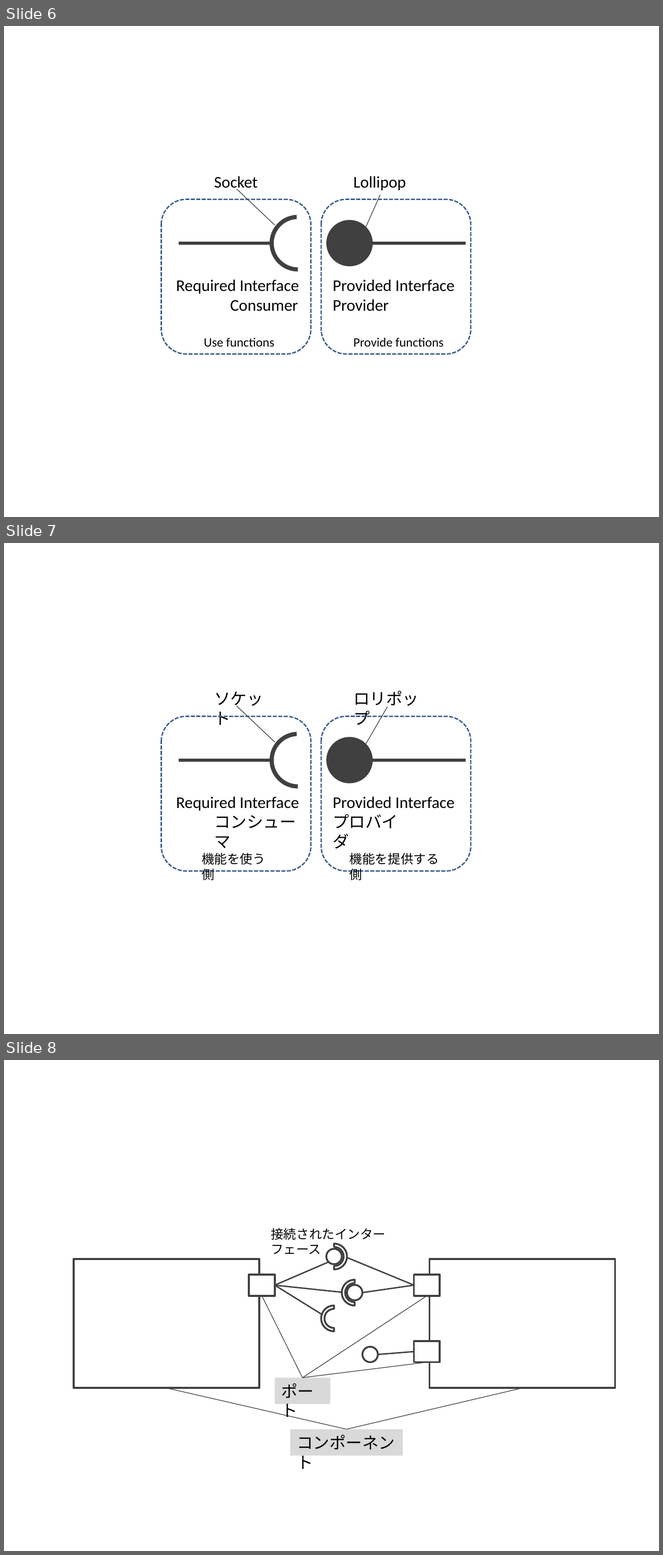
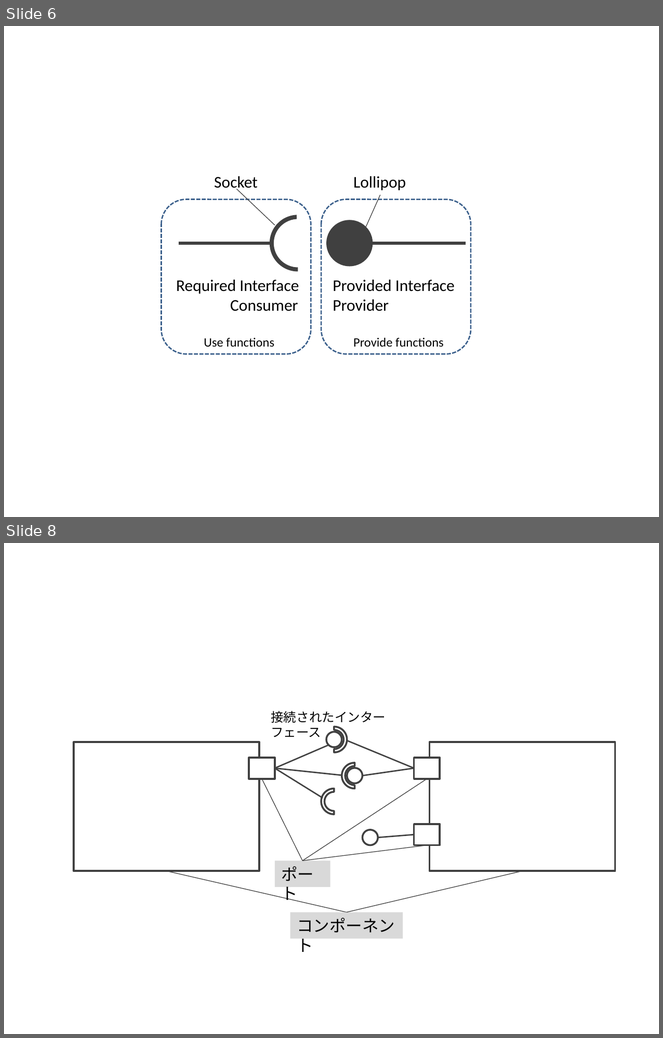
Before and after one commit to kkunita/openrtm.org, a slide deck: Documents/03_DevelopersGuide/01_Basic_RTC_Programming/03_ServciePort/ServicePort_Basic.pptx. Shown one above the other, each under a label of ours: slides 6, 7 and 8 before the commit, slides 6 and 8 after it; the slides between them are not shown. The pictures are 663x1555 and 663x1038 pixels, drawn with LibreOffice and Linux fonts; fonts in the diff are those of the drawing. Boxes give left, top, right and bottom in pixels: in the first picture for what was removed or moved away, otherwise in the second. Text is boxed around its words. In the diff, an @@ line names an element or a change of style, - is before the commit and + after.

```diff
--- a/Documents/03_DevelopersGuide/01_Basic_RTC_Programming/03_ServciePort/ServicePort_Basic.pptx
+++ b/Documents/03_DevelopersGuide/01_Basic_RTC_Programming/03_ServciePort/ServicePort_Basic.pptx
@@ slide 7 removed at box(4, 543, 659, 1034), background #FFFFFF @@
@@ text removed at box(214, 692, 263, 725) @@
-ソケット
@@ text removed at box(353, 691, 419, 725) @@
-ロリポップ
@@ line removed from (236, 706) to (274, 742) @@
@@ line removed from (366, 744) to (387, 707) @@
@@ rounded rectangle removed at box(161, 717, 311, 871) @@
@@ rounded rectangle removed at box(321, 717, 470, 871) @@
@@ arch (boxed as its full ring) removed at box(270, 732, 327, 788) @@
@@ ellipse removed at box(326, 737, 373, 783) @@
@@ line removed from (178, 760) to (271, 760) @@
@@ line removed from (373, 760) to (466, 760) @@
@@ text removed at box(176, 797, 299, 811) @@
-Required Interface
@@ text removed at box(333, 797, 455, 809) @@
-Provided Interface
@@ text removed at box(214, 815, 296, 848) @@
-コンシューマ
@@ text removed at box(333, 814, 398, 849) @@
-プロバイダ
@@ text removed at box(202, 853, 266, 880) @@
-機能を使う側
@@ text removed at box(350, 853, 439, 880) @@
-機能を提供する側
```
Also in this commit, not shown: 4 slides changed, 4 slides added, 3 other slides removed, 15 other files.
